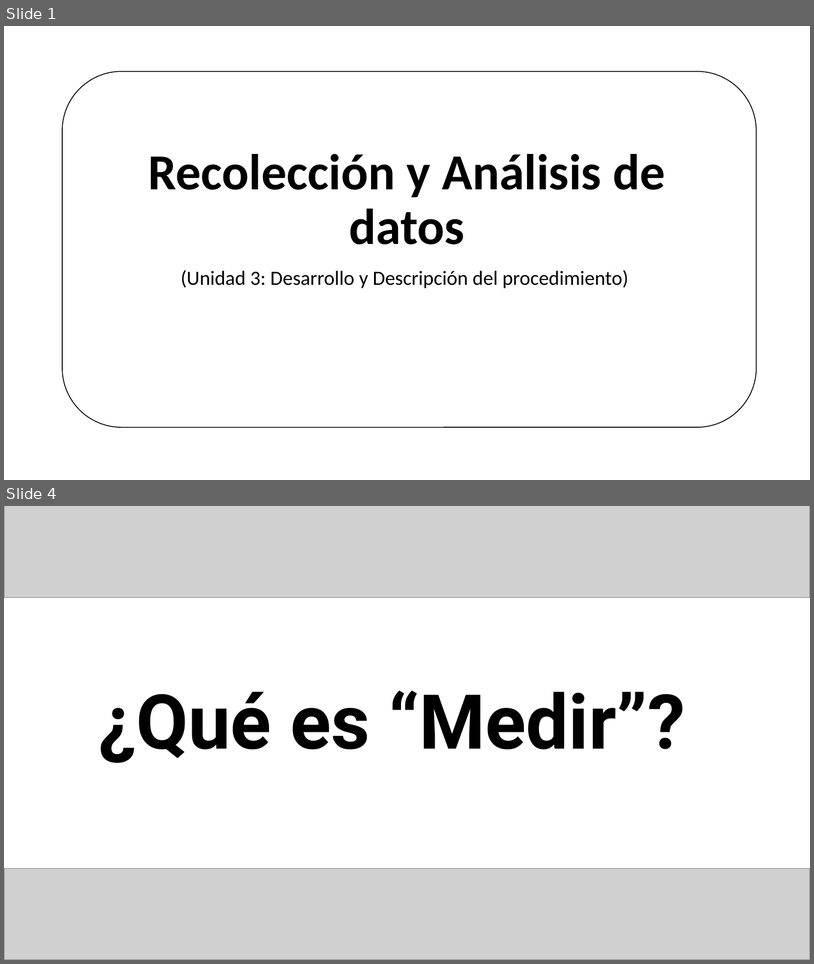
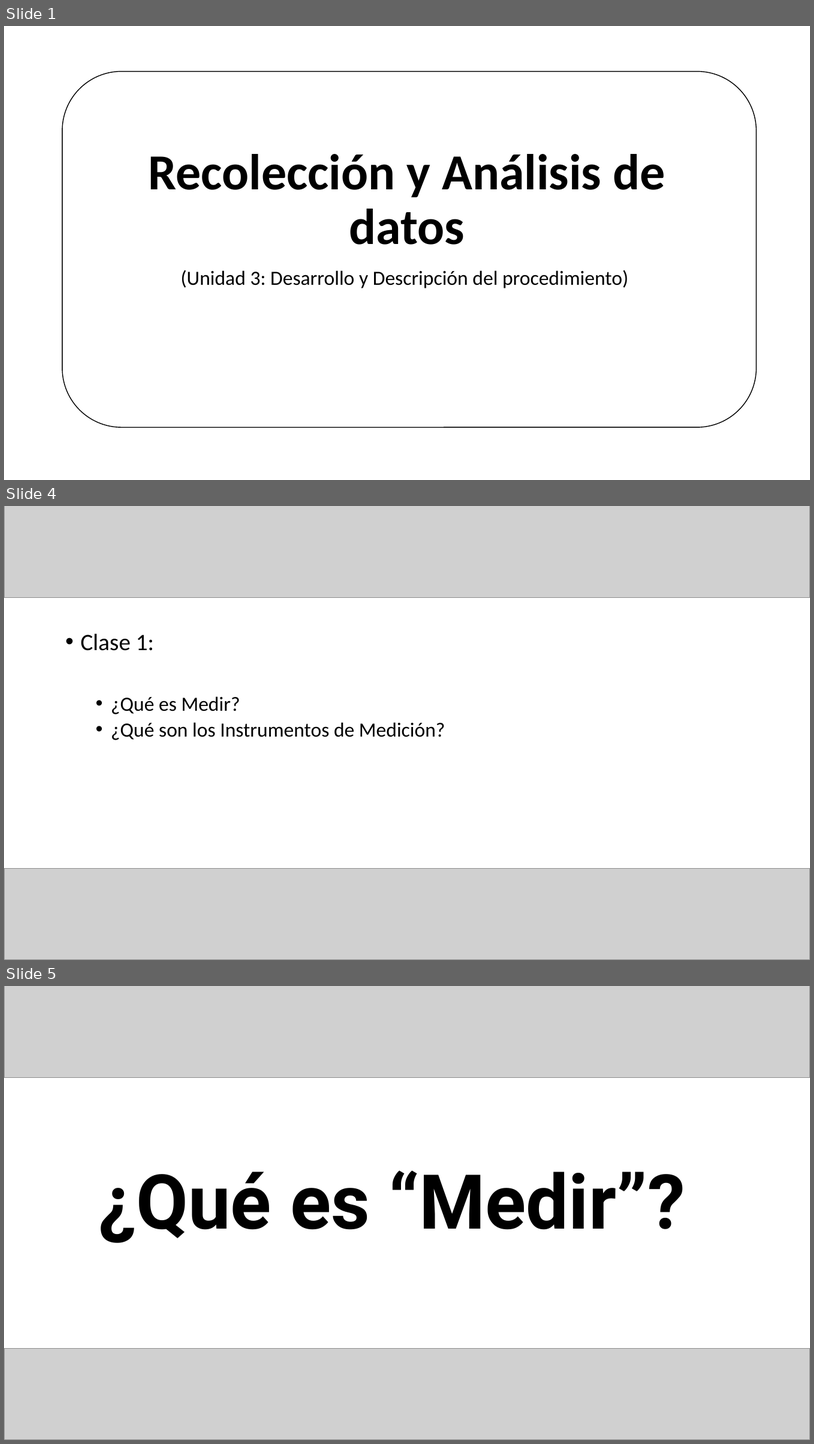
Before and after one commit to Adrifelcha/afchavez-019, a slide deck: JeanPiaget/Presentaciones/04_RecolecciónyAnálisisDatos.pptx. Shown one above the other, each under a label of ours: slides 1 and 4 before the commit, slides 1, 4 and 5 after it; the slides between them are not shown. The pictures are 814x964 and 814x1444 pixels, drawn with LibreOffice and Linux fonts; fonts in the diff are those of the drawing; grey boxes stand for pictures; background and template pictures are left out. Boxes give left, top, right and bottom in pixels: in the first picture for what was removed or moved away, otherwise in the second. Text is boxed around its words. In the diff, an @@ line names an element or a change of style, - is before the commit and + after.

```diff
--- a/JeanPiaget/Presentaciones/04_RecolecciónyAnálisisDatos.pptx
+++ b/JeanPiaget/Presentaciones/04_RecolecciónyAnálisisDatos.pptx
@@ slide 4 added at [4, 506, 810, 960], background #FFFFFF @@
@@ picture added at [4, 506, 810, 597] @@
@@ text added at [81, 633, 446, 740], 24 pt, text #000000 @@
+• Clase 1:
+  • ¿Qué es Medir?
+  • ¿Qué son los Instrumentos de Medición?
@@ picture added at [4, 868, 810, 960] @@
@@ what was slide 4 is now slide 5 @@
```
Also in this commit, not shown: 4 slides changed, 6 other slides added, 1 slide removed, 6 other files.
